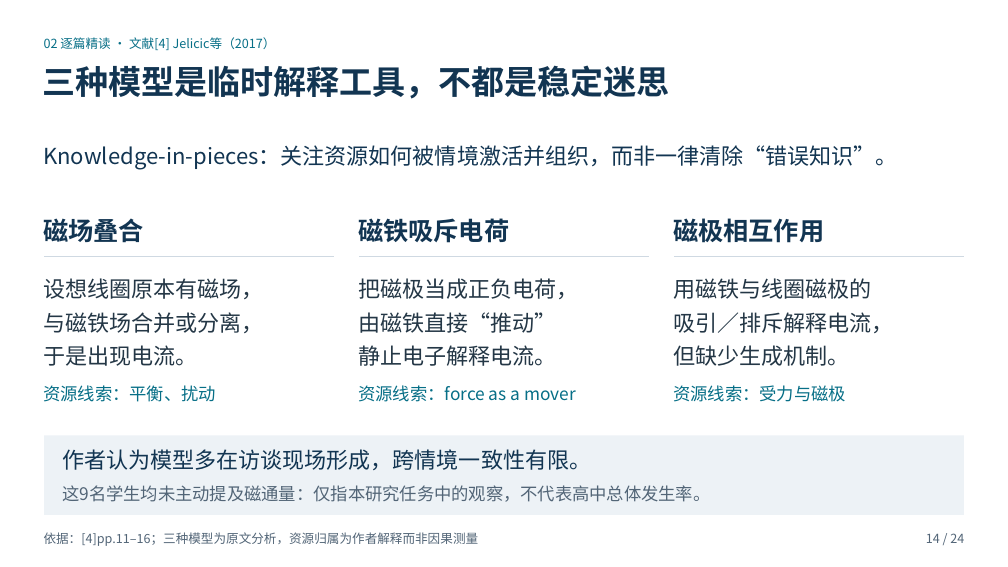
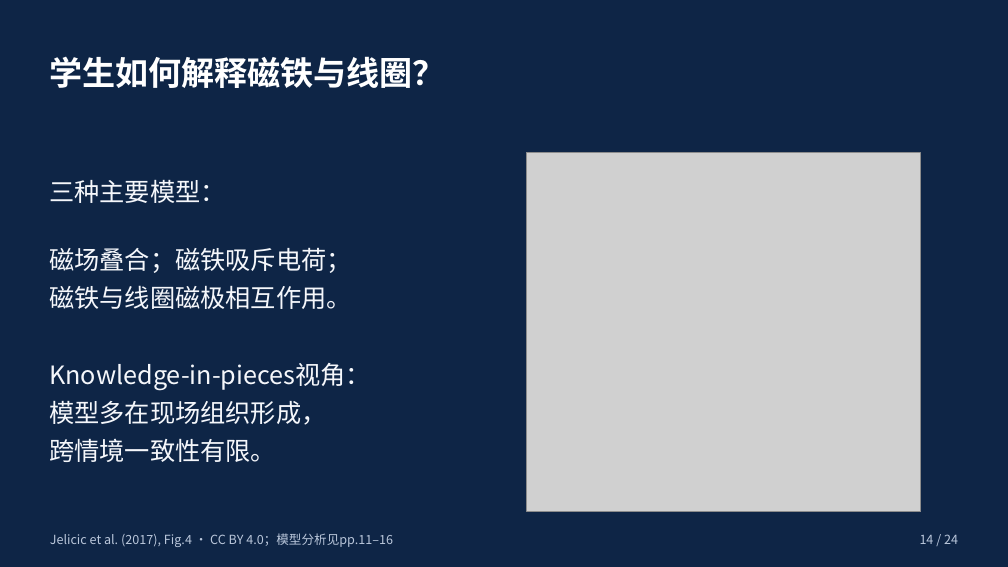
Before and after one commit to c1742/ppt-master, a slide deck: slide 14 of outputs/基础物理专题研究_四篇文献精读汇报.pptx. Drawn at 1008x567 pixels with LibreOffice and Linux fonts; fonts in the diff are those of the drawing; grey boxes stand for pictures. Boxes give left, top, right and bottom in pixels: in the first picture for what was removed or moved away, otherwise in the second. Text is boxed around its words. In the diff, an @@ line names an element or a change of style, - is before the commit and + after.

Commit message:
按反馈改为深蓝简洁文字版并加入原文截图

```diff
--- a/outputs/基础物理专题研究_四篇文献精读汇报.pptx
+++ b/outputs/基础物理专题研究_四篇文献精读汇报.pptx
@@ background #FFFFFF to #0E2546 @@
@@ text at (49,56,445,88): text changed; size 12 to 31.5 pt; text colour #076F87 to #FFFFFF; bold on @@
-02 逐篇精读 · 文献[4] Jelicic等（2017）
+学生如何解释磁铁与线圈？
@@ text removed at (43,65,670,99) @@
-三种模型是临时解释工具，不都是稳定迷思
@@ text removed at (43,145,898,169) @@
-Knowledge-in-pieces：关注资源如何被情境激活并组织，而非一律清除“错误知识”。
@@ picture added at (527,153,921,512) @@
@@ text added at (49,180,225,203), 24 pt, text #F5F7FB @@
+三种主要模型：
@@ text added at (49,248,351,309), 24 pt, text #F5F7FB @@
+磁场叠合；磁铁吸斥电荷；
+磁铁与线圈磁极相互作用。
@@ group removed at (43,218,333,402): 3 texts, 1 freeform shape @@
-磁场叠合
-设想线圈原本有磁场，
-与磁铁场合并或分离，
-于是出现电流。
-资源线索：平衡、扰动
@@ text at (49,363,371,462): text changed; size 21 to 24 pt; text colour #123552 to #F5F7FB @@
-作者认为模型多在访谈现场形成，跨情境一致性有限。
+Knowledge-in-pieces视角：
+模型多在现场组织形成，
+跨情境一致性有限。
@@ group removed at (358,218,649,402): 3 texts, 1 freeform shape @@
-磁铁吸斥电荷
-把磁极当成正负电荷，
-由磁铁直接“推动”
-静止电子解释电流。
-资源线索：force as a mover
@@ group removed at (673,218,964,402): 3 texts, 1 freeform shape @@
-磁极相互作用
-用磁铁与线圈磁极的
-吸引／排斥解释电流，
-但缺少生成机制。
-资源线索：受力与磁极
@@ rectangle removed at (44,436,964,515) @@
@@ text removed at (62,485,710,502) @@
-这9名学生均未主动提及磁通量：仅指本研究任务中的观察，不代表高中总体发生率。
@@ text removed at (44,532,479,546) @@
-依据：[4]pp.11–16；三种模型为原文分析，资源归属为作者解释而非因果测量
@@ text added at (50,533,393,547), 12 pt, text #BAC7DB @@
+Jelicic et al. (2017), Fig.4 · CC BY 4.0；模型分析见pp.11–16
@@ text "14 / 24" at (920,534,958,544): text colour #526577 to #BAC7DB @@
```
Also in this commit, not shown: 18 other slides changed, 5 slides added, 5 slides removed, 2 other files.
